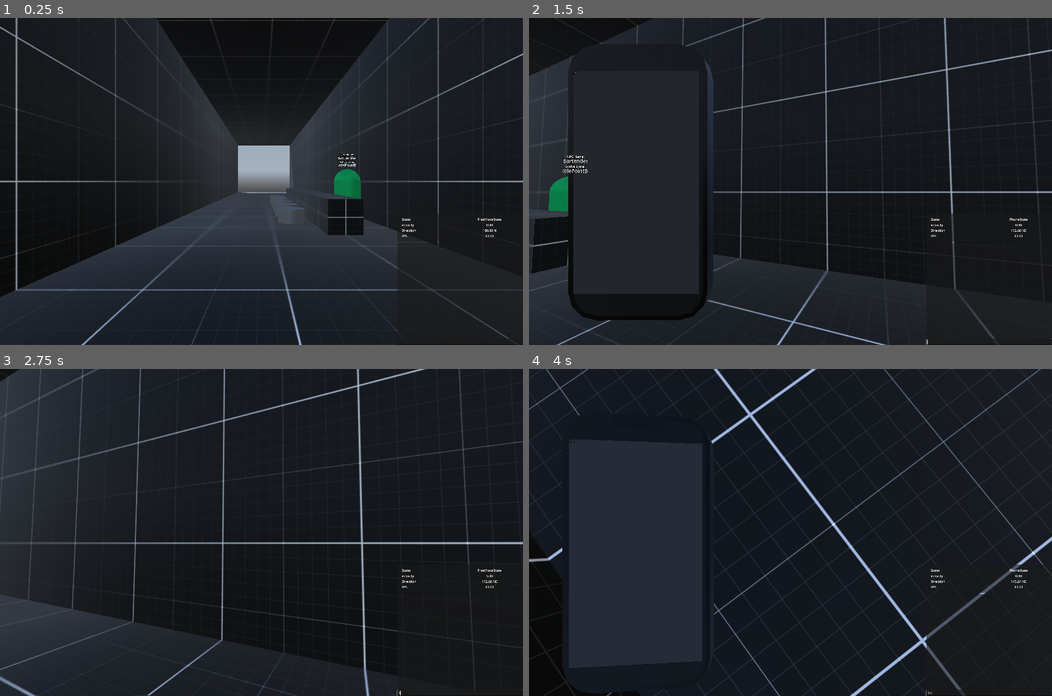
Above: before the commit, frames 1-4 (two rows, left to right).
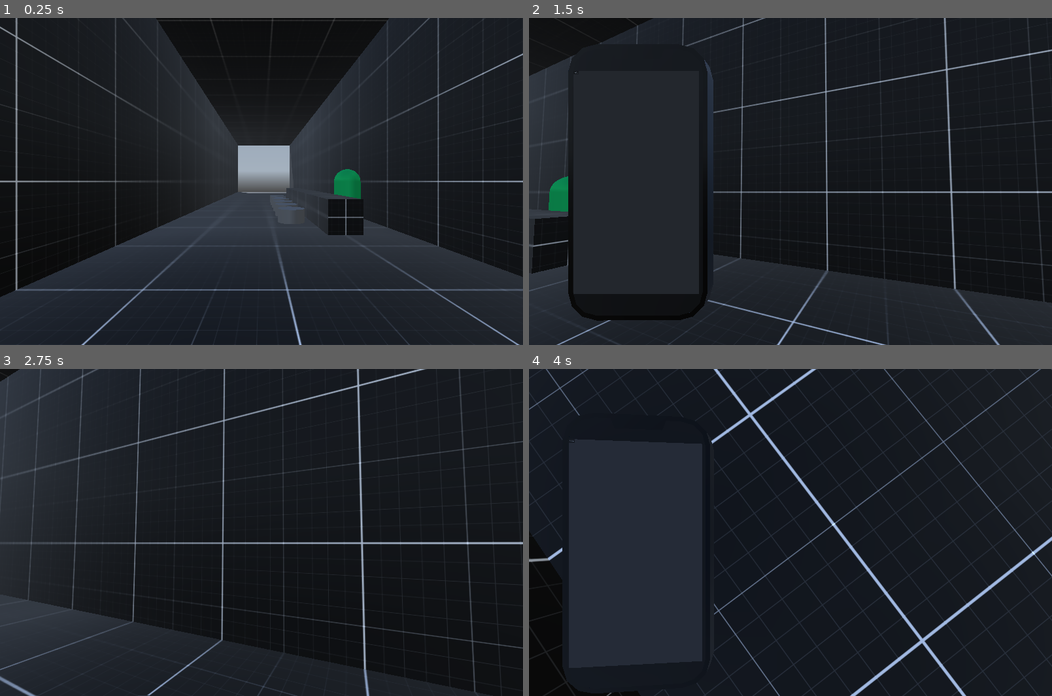
Above: after the commit, the same moments.

Repository: LucasMc17/One-Man-s-Trash
Game: Godot game, scene res://levels/root.tscn
Same seed, same stepped clock (60 frames per second), same inputs: the game is played once before the commit and once after it. A sky picture missing from this copy of the repository is replaced by a grey-blue gradient.
Inputs (mouse positions are in pixels of both pictures, inside the frame that each line leads up to):
- Up to frame 1 (0.25 s): no input
- Up to frame 2 (1.5 s): tap Enter at 0.5 s; move the mouse to (816, 181) at 0.52 s; hold W (move_forward) 0.53-1.25 s; hold Tab (phone) 0.53-1.25 s; click (816, 181) at 0.67 s; drag from (989, 292) to (764, 246) at 1.27 s
- Up to frame 3 (2.75 s): move the mouse to (313, 460) at 2.02 s; hold D (move_right) from 2.03 s (still down); hold Tab (phone) from 2.03 s (still down)
- Up to frame 4 (4 s): move the mouse to (785, 539) at 2.77 s; release D (move_right) at 2.78 s; release Tab (phone) at 2.78 s; hold W (move_forward) from 2.78 s (still down); tap Space (space) at 2.85 s; click (785, 539) at 2.92 s; move the mouse to (827, 535) at 3.52 s; hold Tab (phone) from 3.53 s (still down)

The runs differ from the first frame. In frame 1, 0.6% of the frame differs, in the area x 64-100%, y 41-100%; in frame 2, 0.5%; in frame 3, 0.3%; in frame 4, 0.5%.

Commit message:
debug visibility toggle

Diff:
--- a/debug/debug_ui/debug_console.gd
+++ b/debug/debug_ui/debug_console.gd
@@ -17,10 +17,8 @@
 # BUILT INS
 func _ready():
 	Global.Debug.DEBUG_CONSOLE = self
-	if Global.Debug.debug_override or Global.Debug.show_debug_console:
-		visible = true
-	else:
-		visible = false
+	if Global.Debug.debug_override == "DEFER":
+		visible = Global.Debug.show_debug_console
 
 func _gui_input(event):
 	if event is InputEventMouseButton and event.button_index == MOUSE_BUTTON_LEFT and event.pressed:
--- a/debug/debug_ui/debug_console.tscn
+++ b/debug/debug_ui/debug_console.tscn
@@ -2,7 +2,7 @@
 
 [ext_resource type="Script" uid="uid://dl4npam5575wb" path="res://debug/debug_ui/debug_console.gd" id="1_bp33c"]
 
-[node name="DebugConsole" type="Panel"]
+[node name="DebugConsole" type="Panel" groups=["debug"]]
 custom_minimum_size = Vector2(0, 500)
 anchors_preset = 15
 anchor_right = 1.0
--- a/debug/debug_ui/player_status.gd
+++ b/debug/debug_ui/player_status.gd
@@ -26,10 +26,8 @@
 
 func _ready():
 	Global.Debug.PLAYER_STATUS = self
-	if Global.Debug.debug_override or Global.Debug.show_player_status:
-		visible = true
-	else:
-		visible = false
+	if Global.Debug.debug_override == "DEFER":
+		visible = Global.Debug.show_player_status
 
 func _process(delta):
 	fps = "%.2f" % (1.0 / delta)
--- a/debug/debug_ui/player_status.tscn
+++ b/debug/debug_ui/player_status.tscn
@@ -2,7 +2,7 @@
 
 [ext_resource type="Script" uid="uid://bwo602wolgnv1" path="res://debug/debug_ui/player_status.gd" id="1_s7lcx"]
 
-[node name="PlayerStatus" type="Panel"]
+[node name="PlayerStatus" type="Panel" groups=["debug"]]
 anchors_preset = 15
 anchor_right = 1.0
 anchor_bottom = 1.0
--- a/debug/npc_debug/npc_debug_panel.gd
+++ b/debug/npc_debug/npc_debug_panel.gd
@@ -1,4 +1,4 @@
-extends Node3D
+class_name NPCDebugPanel extends Node3D
 
 @onready var STATE = %StateValue
 var state : StringName:
@@ -11,3 +11,7 @@
 	set(val):
 		NAME.text = val
 		npc_name = val
+
+func _ready():
+	if Global.Debug.debug_override == "DEFER":
+		visible = Global.Debug.show_npc_status
--- a/debug/npc_debug/npc_debug_panel.tscn
+++ b/debug/npc_debug/npc_debug_panel.tscn
@@ -2,7 +2,7 @@
 
 [ext_resource type="Script" uid="uid://bq26wuoc71etp" path="res://debug/npc_debug/npc_debug_panel.gd" id="1_3yg1c"]
 
-[node name="NPCDebugPanel" type="Node3D"]
+[node name="NPCDebugPanel" type="Node3D" groups=["debug"]]
 script = ExtResource("1_3yg1c")
 
 [node name="NameRow" type="Node3D" parent="."]
--- a/globals/debug.gd
+++ b/globals/debug.gd
@@ -1,26 +1,44 @@
 extends Node
 
 @export_group("Debug Settings")
-@export var debug_override := false:
+## Controls the visibility of all debug elements:
+## [br][br]ON: All debug scenes are visible, regardless of their individual visibility settings.
+## [br]OFF: All debug scenes are invisible, regardless of their individual visibility settings.
+## [br]DEFER: Debug scenes will default to their own individual visibility settings.
+@export_enum("ON", "OFF", "DEFER") var debug_override = "DEFER":
 	set(val):
-		for scene in DEBUG_SCENES:
-			if scene:
-				scene.visible = val
+		if val == "ON" or val == "OFF":
+			for scene in DEBUG_SCENES:
+				if scene:
+					scene.visible = val == "ON"
 		debug_override = val
+
+## Controls the visibility of the player's debug console (when debug_override is set to 'DEFER')
 @export var show_debug_console := false:
 	set(val):
-		if DEBUG_CONSOLE:
+		if debug_override == "DEFER" and DEBUG_CONSOLE:
 			DEBUG_CONSOLE.visible = val
 		show_debug_console = val
+
+## Controls the visibility of the player's status module (when debug_override is set to 'DEFER')
 @export var show_player_status := false:
 	set(val):
-		if PLAYER_STATUS:
+		if debug_override == "DEFER" and PLAYER_STATUS:
 			PLAYER_STATUS.visible = val
 		show_player_status = val
 
+## Controls the visibility of NPC status modules (when debug_override is set to 'DEFER')
+@export var show_npc_status := false:
+	set(val):
+		if debug_override == "DEFER":
+			for panel in NPC_STATUSES:
+				panel.visible = val
+		show_npc_status = val
+
 var DEBUG_CONSOLE : DebugConsole
 var PLAYER_STATUS : PlayerStatus
-var DEBUG_SCENES := [DEBUG_CONSOLE, PLAYER_STATUS]
+var NPC_STATUSES : Array = []
+var DEBUG_SCENES : Array = []
 
 func log_string(string, prefix := ''):
 	DEBUG_CONSOLE.History.text += '\n' + prefix + str(string)
@@ -38,3 +56,20 @@
 					log_string(element, prefix)
 			else:
 				log_string(message, '> ')
+
+func _ready():
+	DEBUG_SCENES = get_tree().get_nodes_in_group('debug')
+	NPC_STATUSES = DEBUG_SCENES.filter(func(scene): return scene is NPCDebugPanel)
+	if debug_override == "ON":
+		for scene in DEBUG_SCENES:
+			scene.visible = true
+	elif debug_override == "OFF":
+		for scene in DEBUG_SCENES:
+			scene.visible = false
+
+func _input(event):
+	if event.is_action_pressed("debug"):
+		if debug_override != "ON":
+			debug_override = "ON"
+		else:
+			debug_override = "OFF"
--- a/globals/global_node.tscn
+++ b/globals/global_node.tscn
@@ -12,4 +12,3 @@
 
 [node name="Debug" type="Node" parent="."]
 script = ExtResource("2_u1vfw")
-debug_override = true
--- a/project.godot
+++ b/project.godot
@@ -24,6 +24,10 @@
 window/size/viewport_width=3024
 window/size/viewport_height=1964
 window/size/mode=3
+
+[global_group]
+
+debug="Scenes related to debugging to be made visible or invisible as appropriate"
 
 [input]
 
@@ -54,7 +58,7 @@
 }
 debug={
 "deadzone": 0.2,
-"events": [Object(InputEventKey,"resource_local_to_scene":false,"resource_name":"","device":-1,"window_id":0,"alt_pressed":true,"shift_pressed":false,"ctrl_pressed":false,"meta_pressed":false,"pressed":false,"keycode":0,"physical_keycode":96,"key_label":0,"unicode":0,"location":0,"echo":false,"script":null)
+"events": [Object(InputEventKey,"resource_local_to_scene":false,"resource_name":"","device":-1,"window_id":0,"alt_pressed":false,"shift_pressed":false,"ctrl_pressed":false,"meta_pressed":false,"pressed":false,"keycode":0,"physical_keycode":96,"key_label":0,"unicode":96,"location":0,"echo":false,"script":null)
 ]
 }
 phone={
